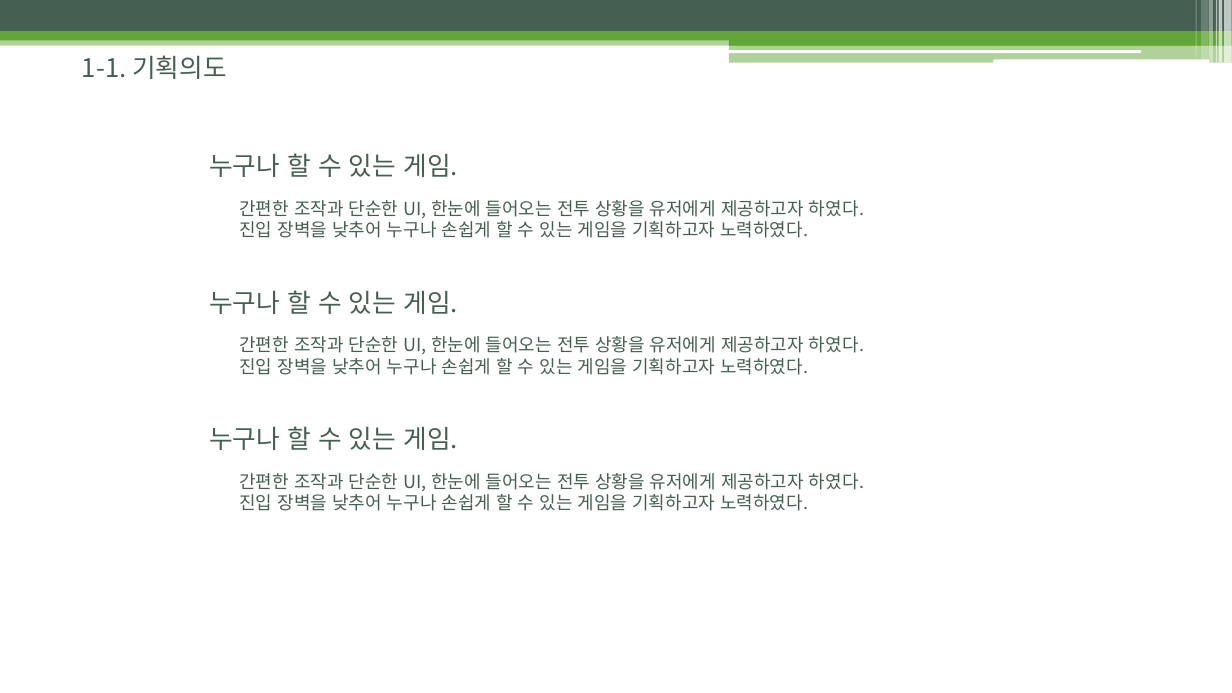
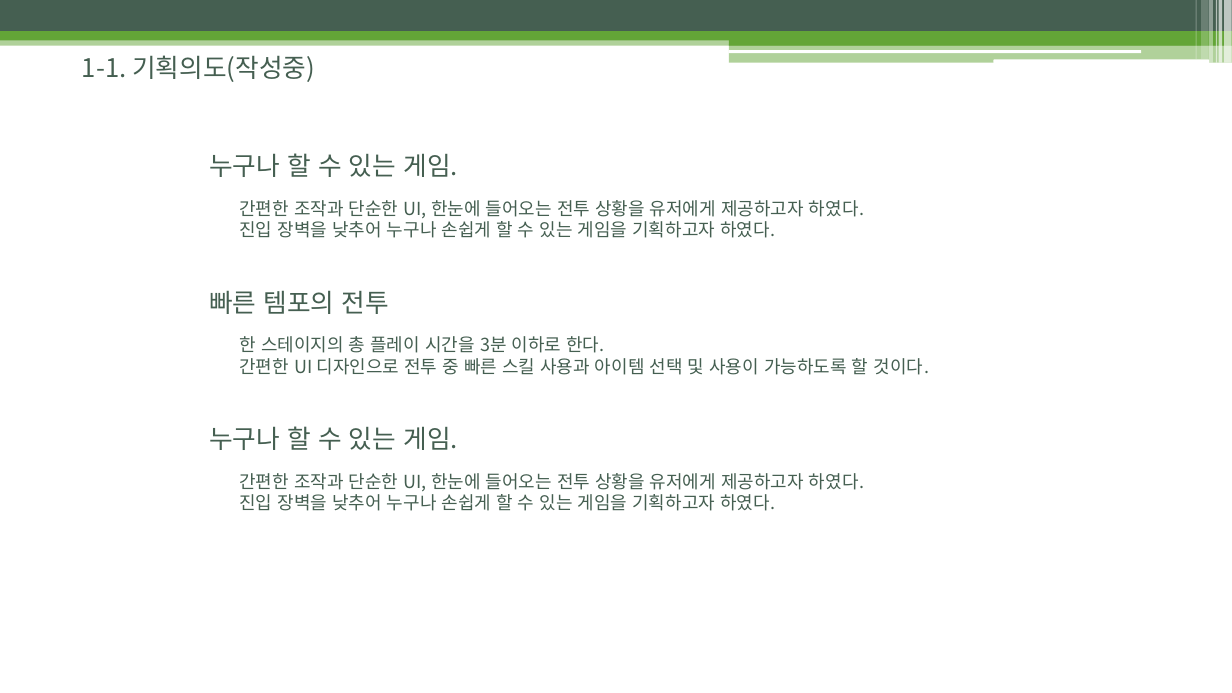
Before and after one commit to uknim2000/TIL, a slide deck: slide 5 of 003_게임기획서/노비의모험_전투시스템_김병훈_v001_200122.pptx. Drawn at 1232x693 pixels with LibreOffice and Linux fonts; fonts in the diff are those of the drawing. Boxes give left, top, right and bottom in pixels: in the first picture for what was removed or moved away, otherwise in the second. Text is boxed around its words. In the diff, an @@ line names an element or a change of style, - is before the commit and + after.

```diff
--- a/003_게임기획서/노비의모험_전투시스템_김병훈_v001_200122.pptx
+++ b/003_게임기획서/노비의모험_전투시스템_김병훈_v001_200122.pptx
@@ title at (82,55,315,82): text changed @@
-1-1. 기획의도
+1-1. 기획의도(작성중)
@@ text at (239,221,775,238): text changed @@
-진입 장벽을 낮추어 누구나 손쉽게 할 수 있는 게임을 기획하고자 노력하였다.
+진입 장벽을 낮추어 누구나 손쉽게 할 수 있는 게임을 기획하고자 하였다.
@@ text at (209,290,389,314): text changed @@
-누구나 할 수 있는 게임.
+빠른 템포의 전투
@@ text at (239,336,929,375): text changed @@
-간편한 조작과 단순한 UI, 한눈에 들어오는 전투 상황을 유저에게 제공하고자 하였다.
-진입 장벽을 낮추어 누구나 손쉽게 할 수 있는 게임을 기획하고자 노력하였다.
+한 스테이지의 총 플레이 시간을 3분 이하로 한다.
+간편한 UI 디자인으로 전투 중 빠른 스킬 사용과 아이템 선택 및 사용이 가능하도록 할 것이다.
@@ text at (239,494,775,511): text changed @@
-진입 장벽을 낮추어 누구나 손쉽게 할 수 있는 게임을 기획하고자 노력하였다.
+진입 장벽을 낮추어 누구나 손쉽게 할 수 있는 게임을 기획하고자 하였다.
```
Also in this commit, not shown: 9 other slides changed, 2 slides added, 1 slide removed.
